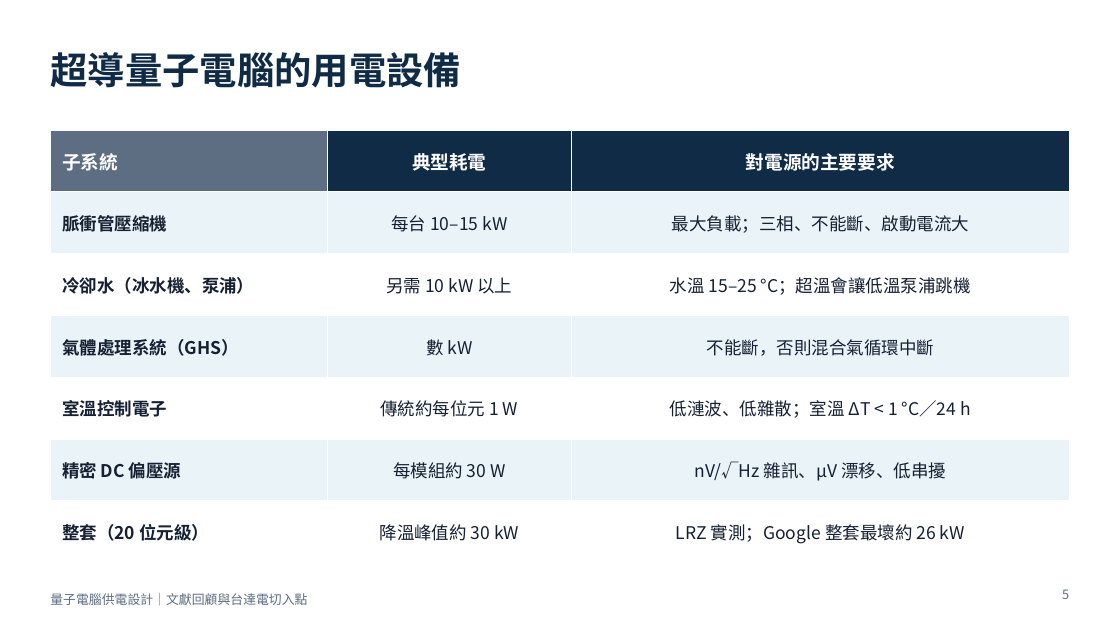
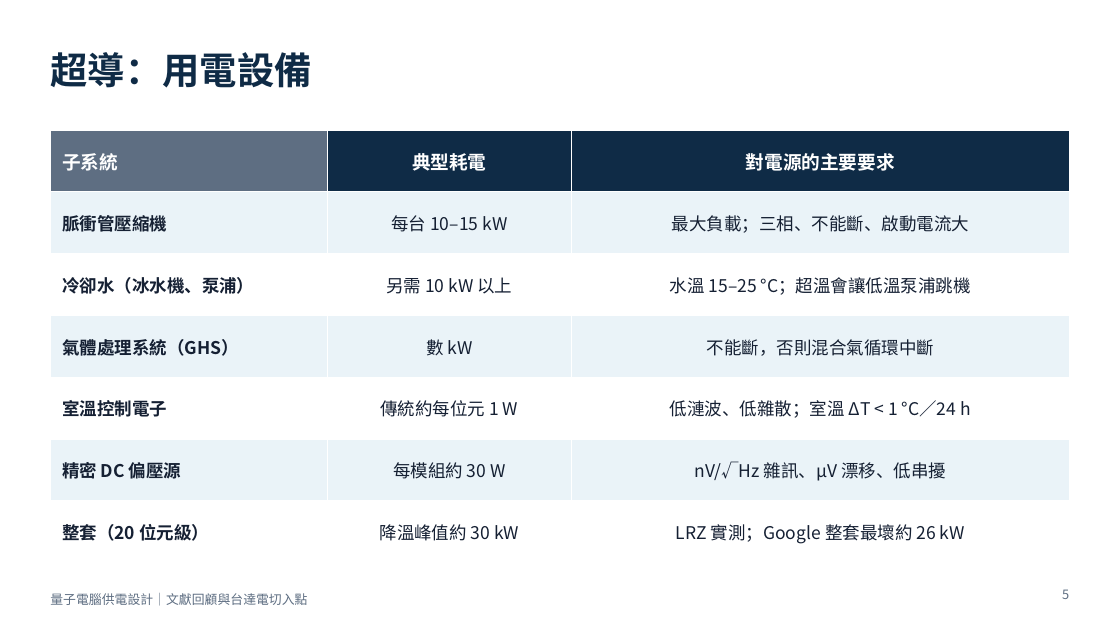
Before and after one commit to pcpcchen-coder/QuantumComputing, a slide deck: slide 5 of slides/output/qc-power-supply-delta.pptx. Drawn at 1120x630 pixels with LibreOffice and Linux fonts; fonts in the diff are those of the drawing. Boxes give left, top, right and bottom in pixels: in the first picture for what was removed or moved away, otherwise in the second. Text is boxed around its words. In the diff, an @@ line names an element or a change of style, - is before the commit and + after.

```diff
--- a/slides/output/qc-power-supply-delta.pptx
+++ b/slides/output/qc-power-supply-delta.pptx
@@ title at [50, 52, 311, 88]: text changed @@
-超導量子電腦的用電設備
+超導：用電設備
```
Also in this commit, not shown: 6 other slides changed, 20 slides added, 4 slides removed, 5 other files.
